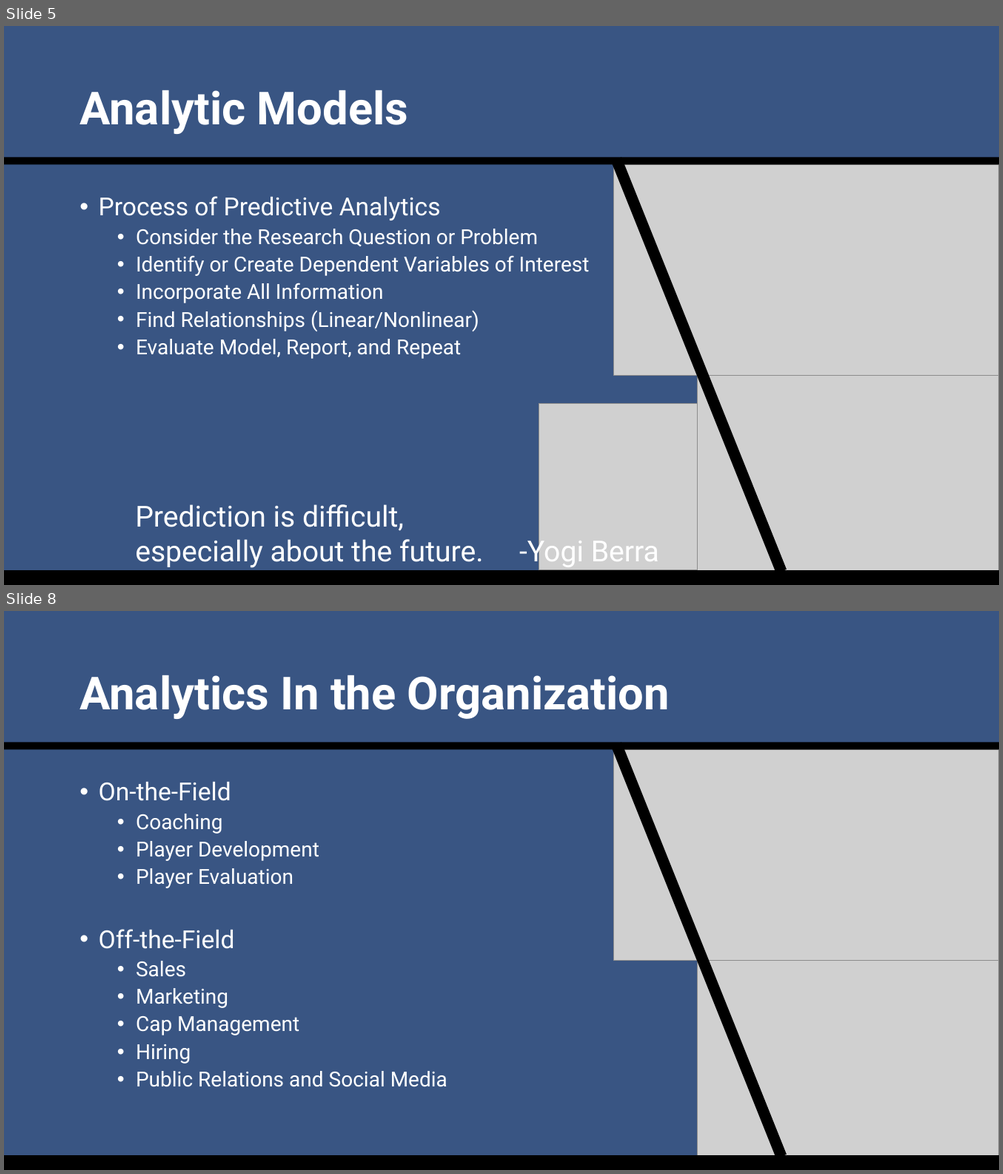
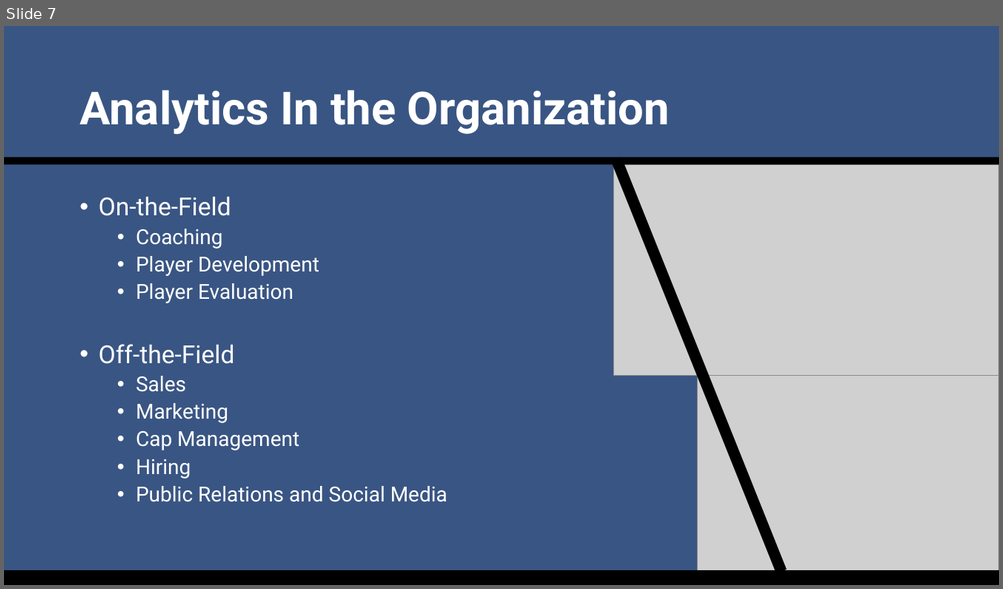
Before and after one commit to SuperMarioGiacomazzo/STOR390_WEBSITE, a slide deck: Slides/Sports Analytics 3/Sports_Analytics_3_Lecture.pptx. Shown one above the other, each under a label of ours: slides 5 and 8 before the commit, slide 7 after it; the slides between them are not shown. The pictures are 1003x1174 and 1003x589 pixels, drawn with LibreOffice and Linux fonts; fonts in the diff are those of the drawing; grey boxes stand for pictures. Boxes give left, top, right and bottom in pixels: in the first picture for what was removed or moved away, otherwise in the second. Text is boxed around its words. In the diff, an @@ line names an element or a change of style, - is before the commit and + after.

```diff
--- a/Slides/Sports Analytics 3/Sports_Analytics_3_Lecture.pptx
+++ b/Slides/Sports Analytics 3/Sports_Analytics_3_Lecture.pptx
@@ slide 5 removed at (4, 26, 999, 585), background #395583 @@
@@ title removed at (79, 90, 409, 134) @@
-Analytic Models
@@ rectangle removed at (4, 157, 999, 165) @@
@@ rectangle removed at (611, 157, 786, 574) @@
@@ picture removed at (614, 165, 999, 376) @@
@@ text removed at (99, 196, 589, 359) @@
-• Process of Predictive Analytics
-  • Consider the Research Question or Problem
-  • Identify or Create Dependent Variables of Interest
-  • Incorporate All Information
-  • Find Relationships (Linear/Nonlinear)
-  • Evaluate Model, Report, and Repeat
@@ picture removed at (697, 375, 999, 585) @@
@@ picture removed at (539, 403, 697, 571) @@
@@ text removed at (135, 505, 659, 569) @@
-Prediction is difficult,
-especially about the future. -Yogi Berra
@@ rectangle removed at (4, 571, 999, 585) @@
@@ what was slide 8 is now slide 7 @@
```
Also in this commit, not shown: 1 slide changed, 2 slides added, 6 other slides removed, 3 other files.
